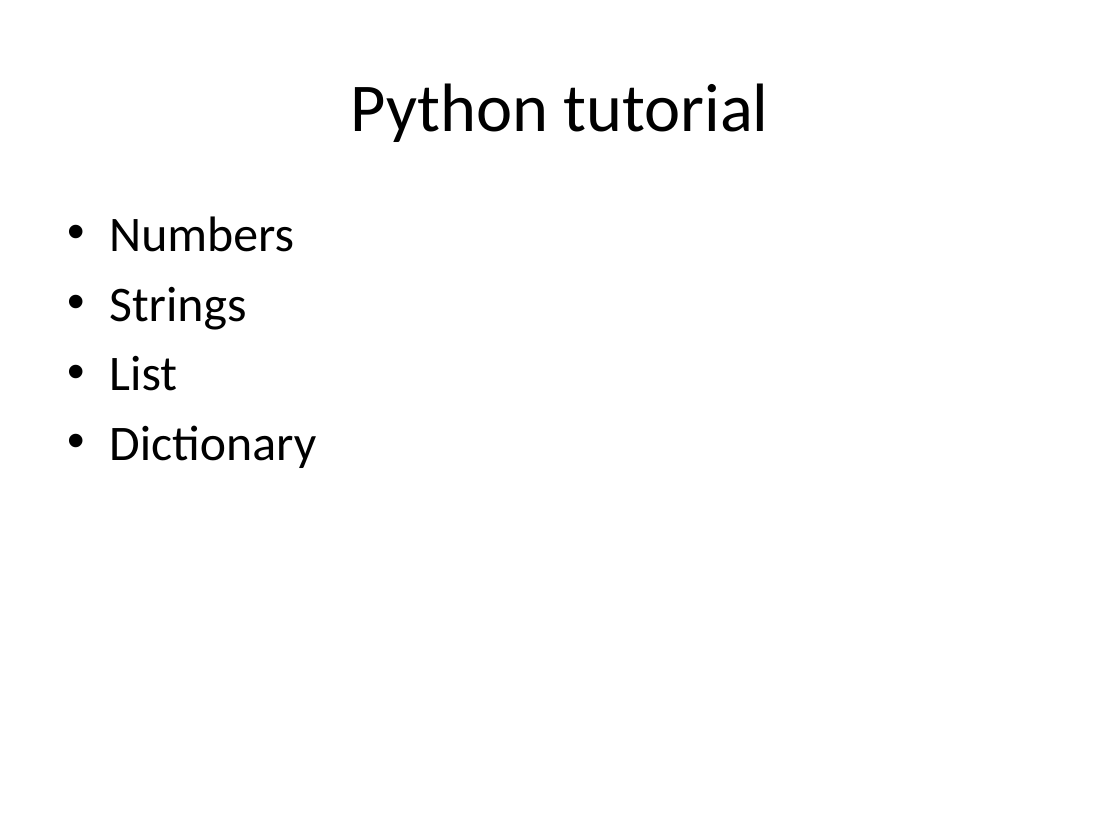
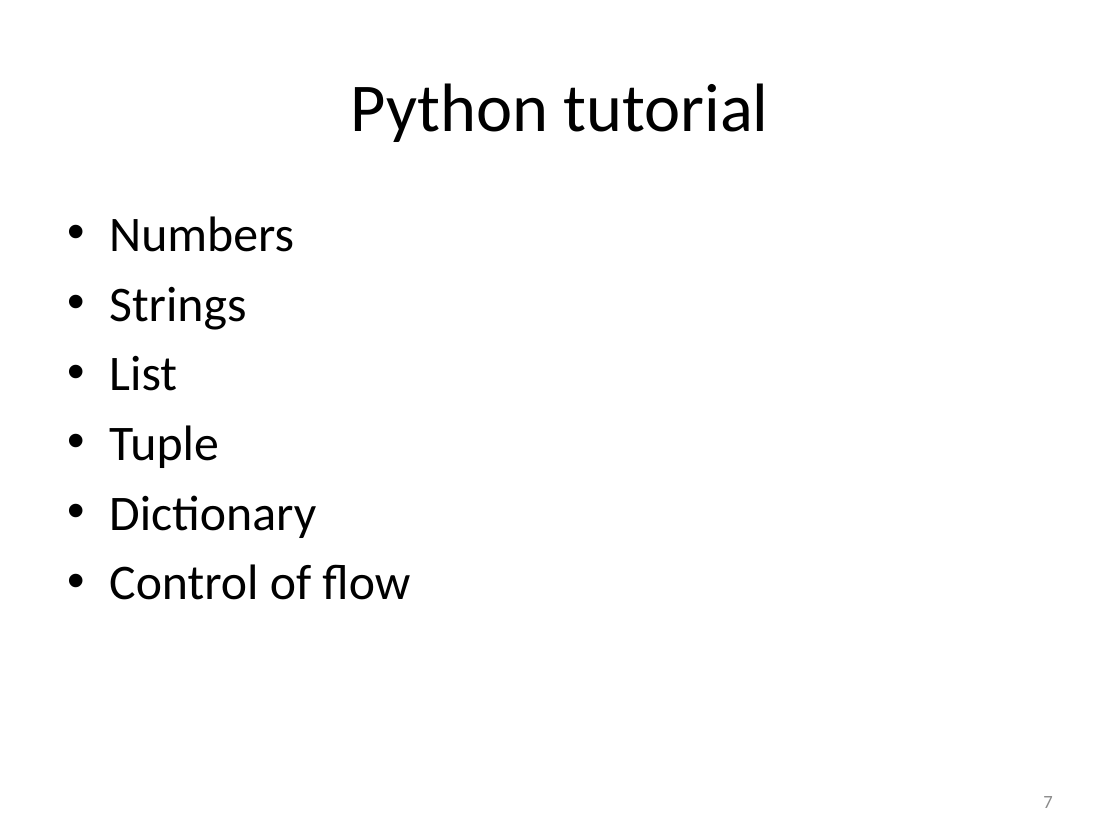
Before and after one commit to cniedotus/Python_scrape, a slide deck: slide 7 of Python Tutorial.pptx (slide 6 before the commit). Drawn at 1120x840 pixels with LibreOffice and Linux fonts; fonts in the diff are those of the drawing. Boxes give left, top, right and bottom in pixels: in the first picture for what was removed or moved away, otherwise in the second. Text is boxed around its words. In the diff, an @@ line names an element or a change of style, - is before the commit and + after.

```diff
--- a/Python Tutorial.pptx
+++ b/Python Tutorial.pptx
@@ text at <box>109,425,219,468</box>: paragraph added @@
+• Tuple
@@ text at <box>109,564,410,600</box>: paragraph added @@
+• Control of flow
@@ page number added at <box>1043,796,1052,808</box>, 12 pt, text #8C8C8C @@
+7
```
Also in this commit, not shown: 24 other slides changed, 4 slides added, 6 slides removed, 4 other files.
